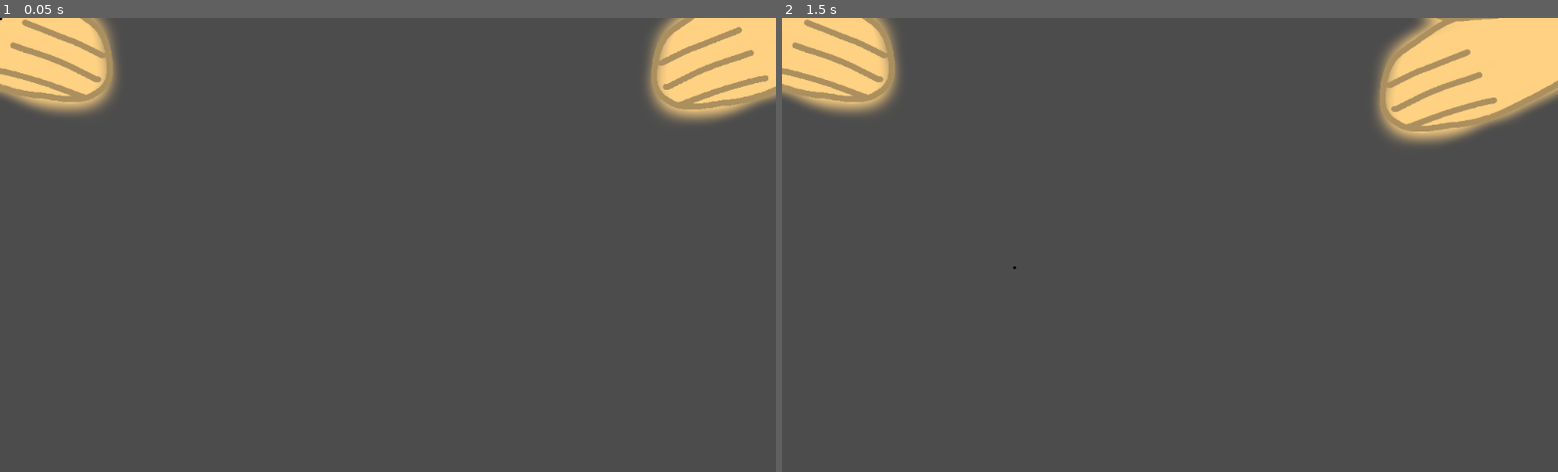
Above: before the commit, frames 1-2 (left to right).
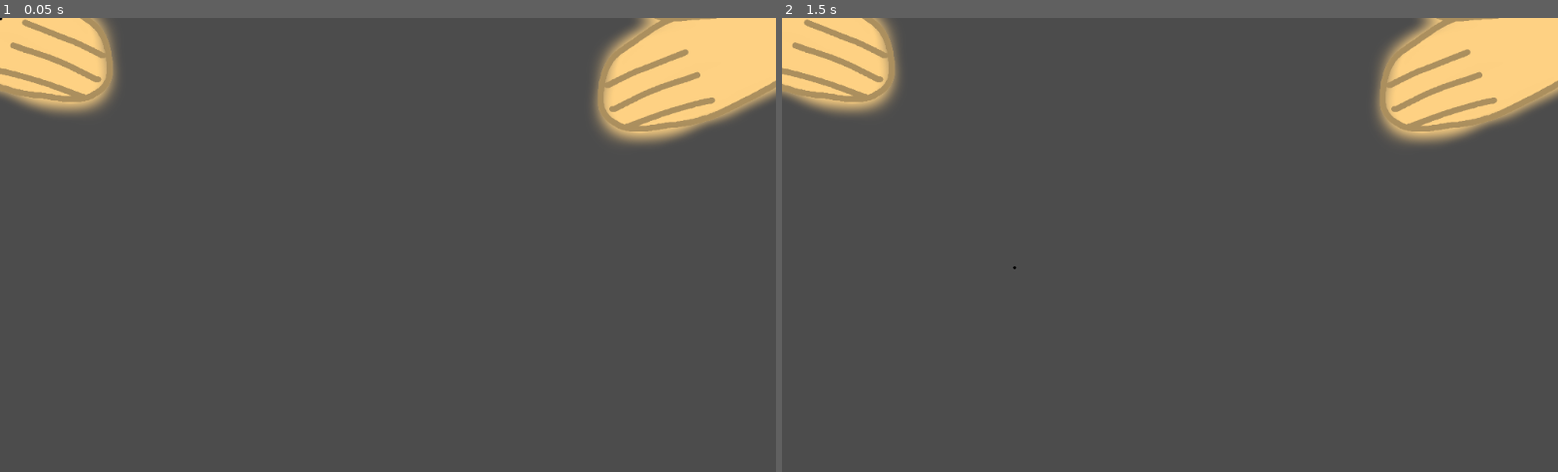
Above: after the commit, the same moments.

Repository: HumbleSolipsist/gmtk-hand-game
Game: Godot game, scene res://World.tscn
Same seed, same stepped clock (60 frames per second), same inputs: the game is played once before the commit and once after it.
Inputs (mouse positions are in pixels of both pictures, inside the frame that each line leads up to):
- Up to frame 1 (0.05 s): no input
- Up to frame 2 (1.5 s): tap Enter at 0.5 s; move the mouse to (1340, 222) at 0.52 s; click (1340, 222) at 0.67 s; tap Space at 1.25 s; move the mouse to (1014, 267) at 1.27 s; click (1014, 267) at 1.42 s

The runs differ from the first frame. In frame 1, 3.1% of the frame differs, in the area x 76-100%, y 0-28%; in frame 2, nothing differs.

Commit message:
make sure hands go to their home when starting

Diff:
--- a/LeftHand.gd
+++ b/LeftHand.gd
@@ -9,7 +9,7 @@
 
 # Called when the node enters the scene tree for the first time.
 func _ready():
-	pass # Replace with function body.
+	self.position = home
 
 func travel_to(destination, speed):
 	if destination.distance_to(self.position) > speed:
